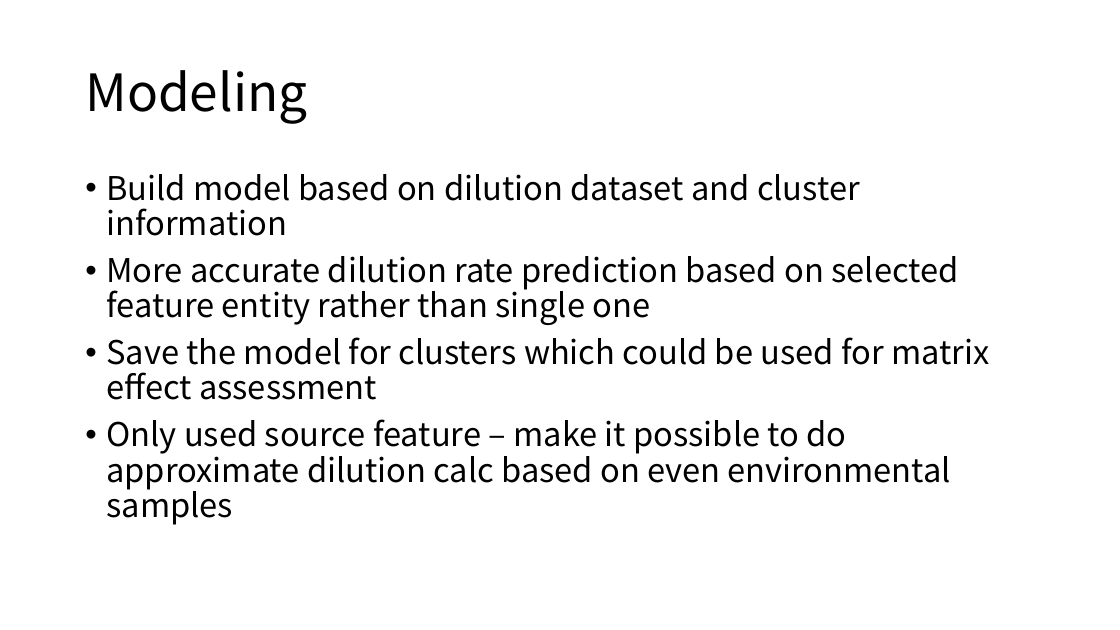
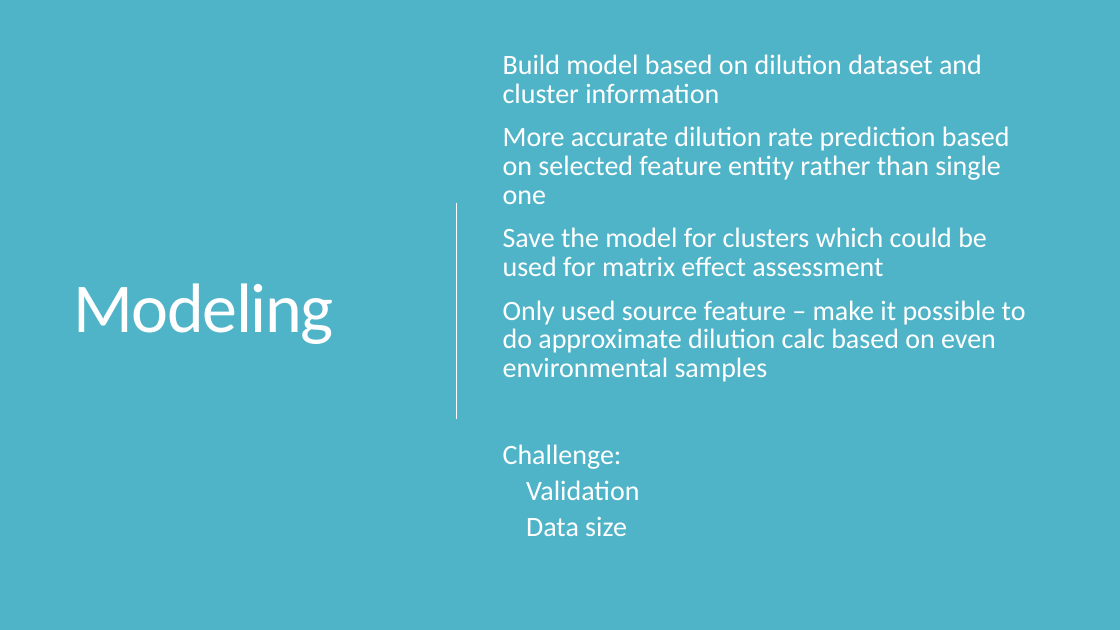
Before and after one commit to XiminHu/mass-suite, a slide deck: slide 12 of doc/20200619 Capstone-Second phase update.pptx. Drawn at 1120x630 pixels with LibreOffice and Linux fonts; fonts in the diff are those of the drawing. Boxes give left, top, right and bottom in pixels: in the first picture for what was removed or moved away, otherwise in the second. Text is boxed around its words. In the diff, an @@ line names an element or a change of style, - is before the commit and + after.

```diff
--- a/doc/20200619 Capstone-Second phase update.pptx
+++ b/doc/20200619 Capstone-Second phase update.pptx
@@ background #FFFFFF to #000000 @@
@@ rectangle added at [0, 0, 1120, 630], fill #50B4C8 @@
@@ title "Modeling": place and size @@
-title "Modeling" at [85, 70, 307, 124]
+title "Modeling" at [73, 283, 334, 344]
@@ title "Modeling" at [73, 283, 334, 344]: size 44 to 60 pt, font Noto Sans CJK SC to Calibri, text colour #000000 to #FFFFFF, letter spacing 0 to -1.2 pt; line spacing 0.9 to 0.85 @@
@@ text "Build model based on dilution ...": place and size @@
-text "Build model based on dilution ..." at [106, 174, 989, 525]
+text "Build model based on dilution ..." at [503, 54, 1026, 536]
@@ text "Build model based on dilution ..." at [503, 54, 1026, 536]: vertical alignment top to middle @@
@@ text at [503, 54, 1026, 382]: size 28 to 24 pt, font Noto Sans CJK SC to Calibri, text colour #000000 to #FFFFFF; bullet • to  ; line spacing 0.9 to 0.85; more space between paragraphs @@
@@ line added from (457, 203) to (457, 419), #FFFFFF 0.75 pt @@
@@ text at [503, 444, 639, 536]: paragraphs added @@
+  Challenge:
+    Validation
+    Data size
```
Also in this commit, not shown: 9 other slides changed, 9 slides added, 10 slides removed, 6 other files.
